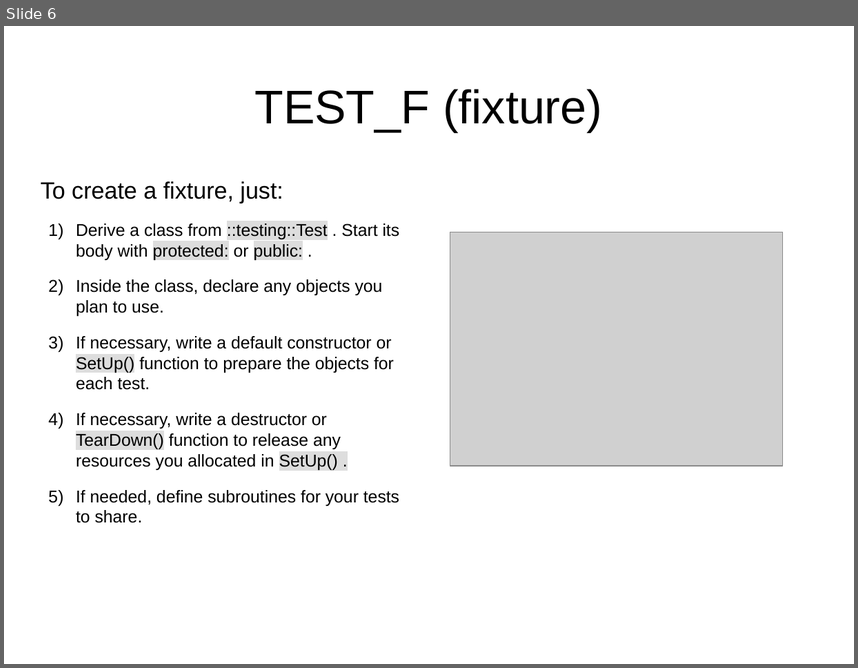
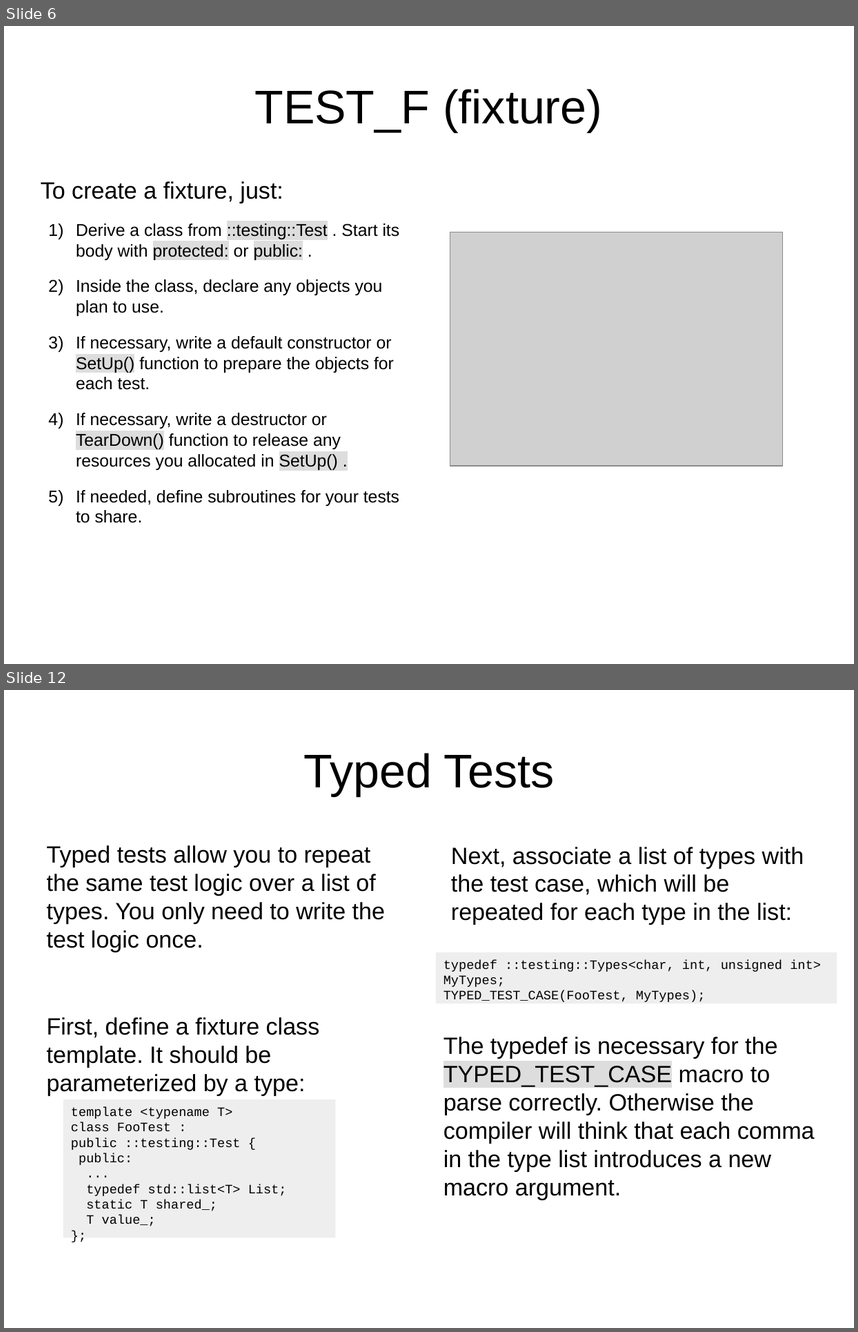
Before and after one commit to fmallaba/gtest-tutorial, a slide deck: GTest.odp. Shown one above the other, each under a label of ours: slide 6 before the commit, slides 6 and 12 after it; the slides between them are not shown. The pictures are 858x668 and 858x1332 pixels, drawn with LibreOffice and Linux fonts; fonts in the diff are those of the drawing; grey boxes stand for pictures. Boxes give left, top, right and bottom in pixels: in the first picture for what was removed or moved away, otherwise in the second. Text is boxed around its words. In the diff, an @@ line names an element or a change of style, - is before the commit and + after.

```diff
--- a/GTest.odp
+++ b/GTest.odp
@@ slide 12 added at [4, 690, 854, 1328], background #FFFFFF @@
@@ title added at [303, 753, 554, 796], 44 pt, text #000000 @@
+Typed Tests
@@ text added at [47, 845, 385, 1095], 22 pt, text #000000 @@
+Typed tests allow you to repeat the same test logic over a list of types. You only need to write the test logic once.
+First, define a fixture class template. It should be parameterized by a type:
@@ text added at [451, 847, 804, 925], 22 pt, text #000000 @@
+Next, associate a list of types with the test case, which will be repeated for each type in the list:
@@ rectangle added at [436, 952, 837, 1003], fill #EEEEEE, 12 pt, text #000000 @@
+typedef ::testing::Types<char, int, unsigned int> MyTypes;
+TYPED_TEST_CASE(FooTest, MyTypes);
@@ text added at [444, 1036, 815, 1199], 22 pt, text #000000 @@
+The typedef is necessary for the TYPED_TEST_CASE macro to parse correctly. Otherwise the compiler will think that each comma in the type list introduces a new macro argument.
@@ rectangle added at [63, 1100, 336, 1238], fill #EEEEEE, 12 pt, text #000000 @@
+template <typename T>
+class FooTest : public ::testing::Test {
+public:
+...
+typedef std::list<T> List;
+static T shared_;
+T value_;
+};
```
Also in this commit, not shown: 1 slide changed, 8 other slides added, 6 other files.
